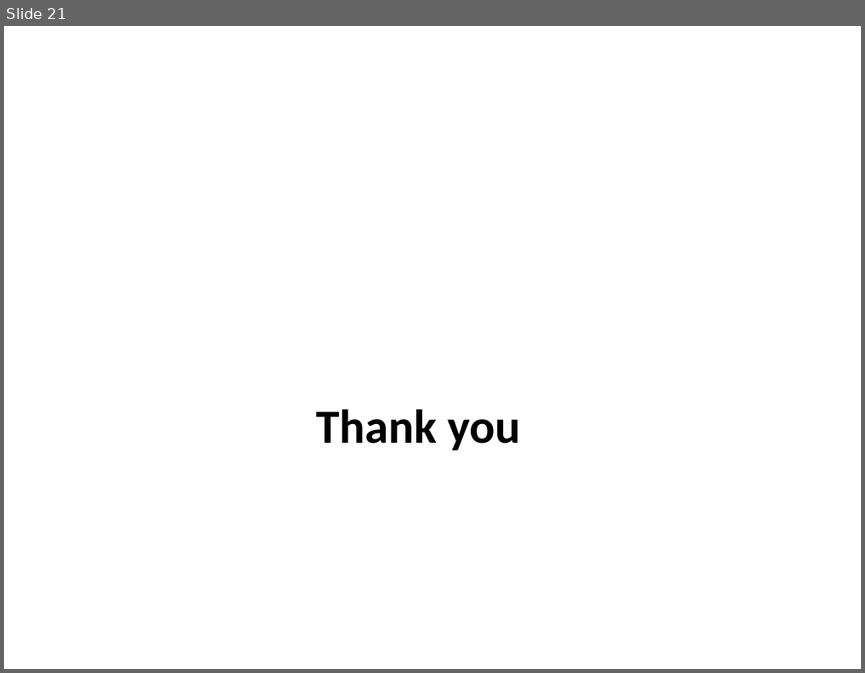
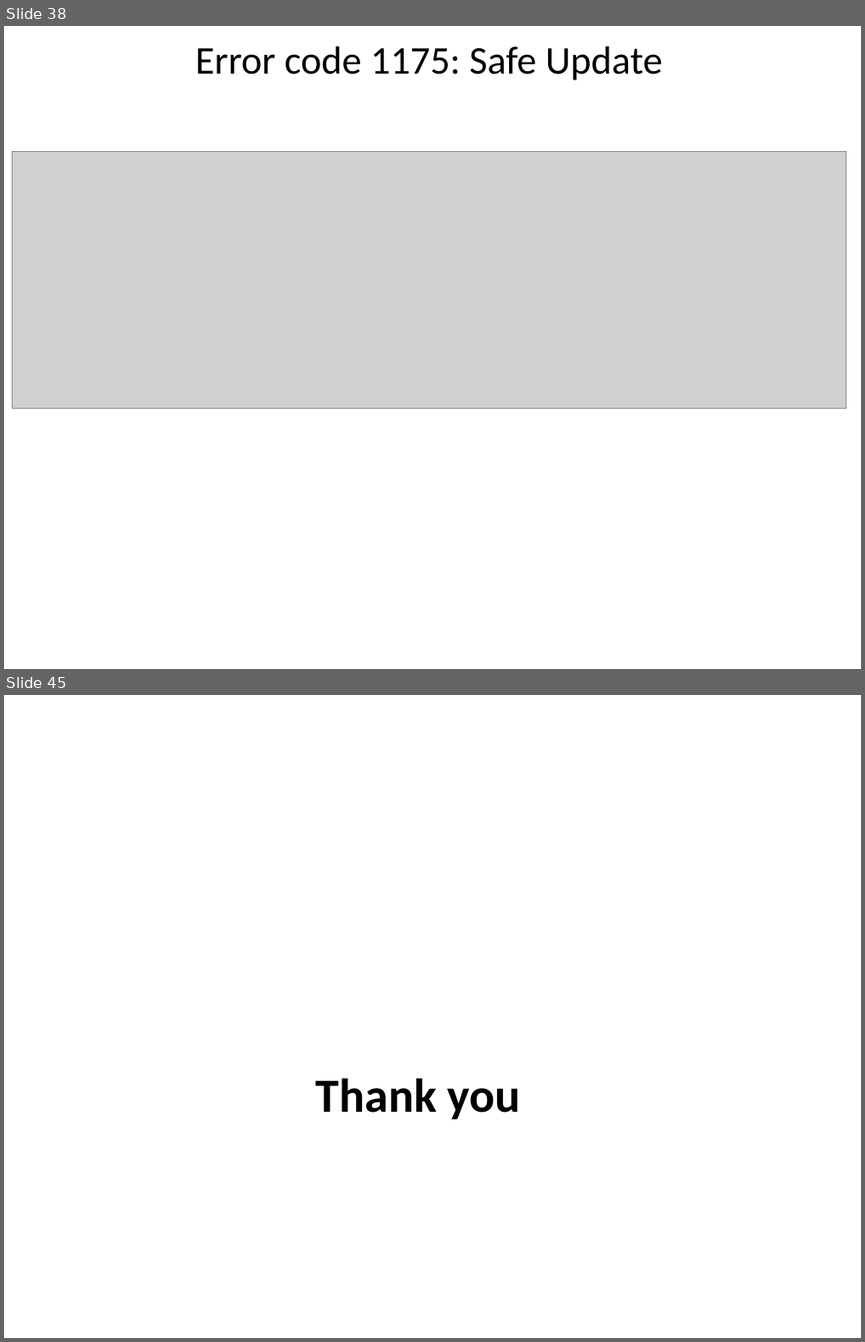
Before and after one commit to hosniah/mysql-labs, a slide deck: Administration MYSQL.pptx. Shown one above the other, each under a label of ours: slide 21 before the commit, slides 38 and 45 after it; the slides between them are not shown. The pictures are 865x673 and 865x1342 pixels, drawn with LibreOffice and Linux fonts; fonts in the diff are those of the drawing; grey boxes stand for pictures; background and template pictures are left out. Boxes give left, top, right and bottom in pixels: in the first picture for what was removed or moved away, otherwise in the second. Text is boxed around its words. In the diff, an @@ line names an element or a change of style, - is before the commit and + after.

```diff
--- a/Administration MYSQL.pptx
+++ b/Administration MYSQL.pptx
@@ slide 38 added at bbox=[4, 26, 861, 669], background #FFFFFF @@
@@ title added at bbox=[195, 46, 663, 80], 33 pt, text #000000 @@
+Error code 1175: Safe Update
@@ picture added at bbox=[12, 152, 846, 408] @@
@@ what was slide 21 is now slide 45 @@
```
Also in this commit, not shown: 2 slides changed, 23 other slides added.
